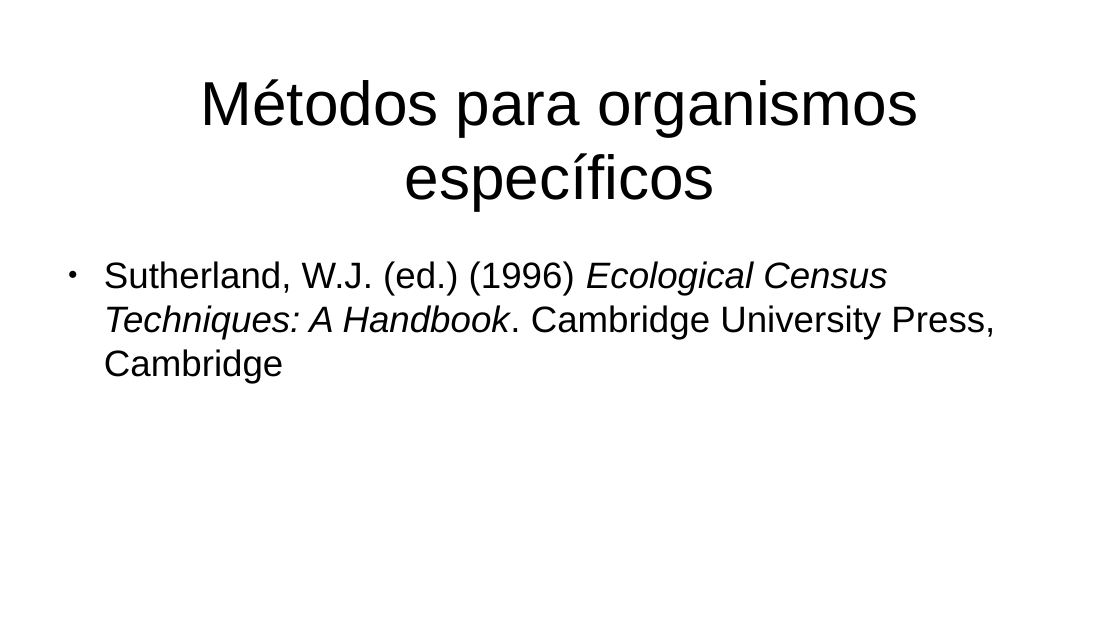
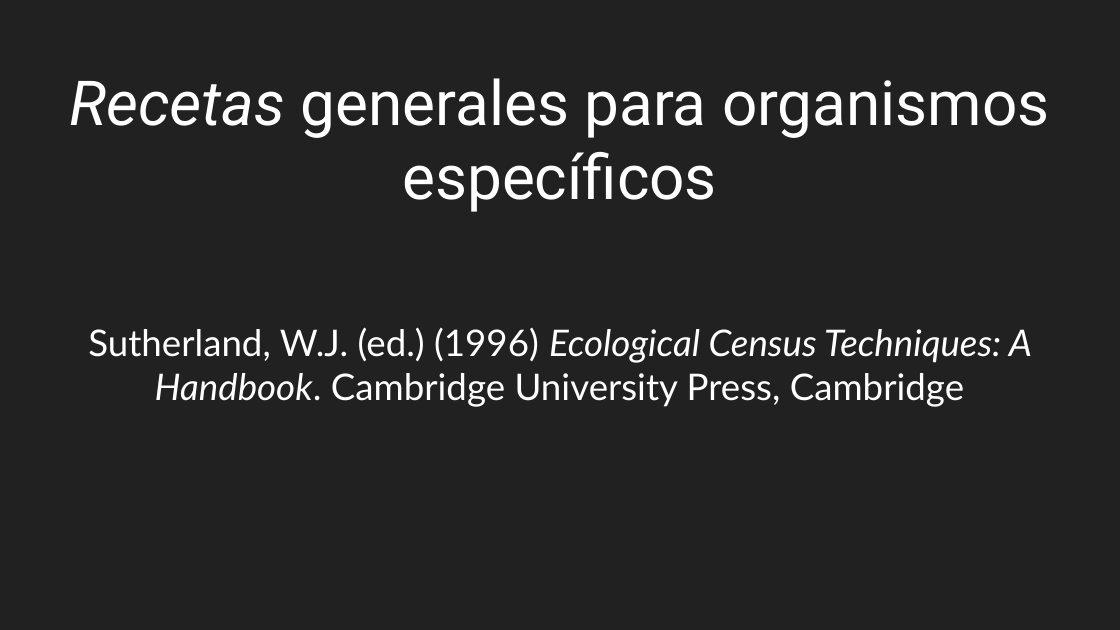
Before and after one commit to gerardommc/Ecologia-poblaciones, a slide deck: slide 14 of Unidad-2/Estimacion-tamano.odp (slide 10 before the commit). Drawn at 1120x630 pixels with LibreOffice and Linux fonts; fonts in the diff are those of the drawing. Boxes give left, top, right and bottom in pixels: in the first picture for what was removed or moved away, otherwise in the second. Text is boxed around its words. In the diff, an @@ line names an element or a change of style, - is before the commit and + after.

```diff
--- a/Unidad-2/Estimacion-tamano.odp
+++ b/Unidad-2/Estimacion-tamano.odp
@@ background #FFFFFF to #212121 @@
@@ title at [69, 78, 1050, 212]: text changed; font Arial to Roboto; text colour #000000 to #FFFFFF @@
-Métodos para organismos específicos
+Recetas generales para organismos específicos
@@ text "Sutherland, W.J. (ed.) (1996) Ecological ...": place and size @@
-text "Sutherland, W.J. (ed.) (1996) Ecological ..." at [104, 261, 995, 383]
+text "Sutherland, W.J. (ed.) (1996) Ecological ..." at [88, 327, 1032, 407]
@@ text "Sutherland, W.J. (ed.) (1996) Ecological ..." at [88, 327, 1032, 407]: font Arial to Lato, text colour #000000 to #FFFFFF; alignment left to centre; bullet ● to none @@
```
Also in this commit, not shown: 12 other slides changed, 4 slides added, 1 other file.
